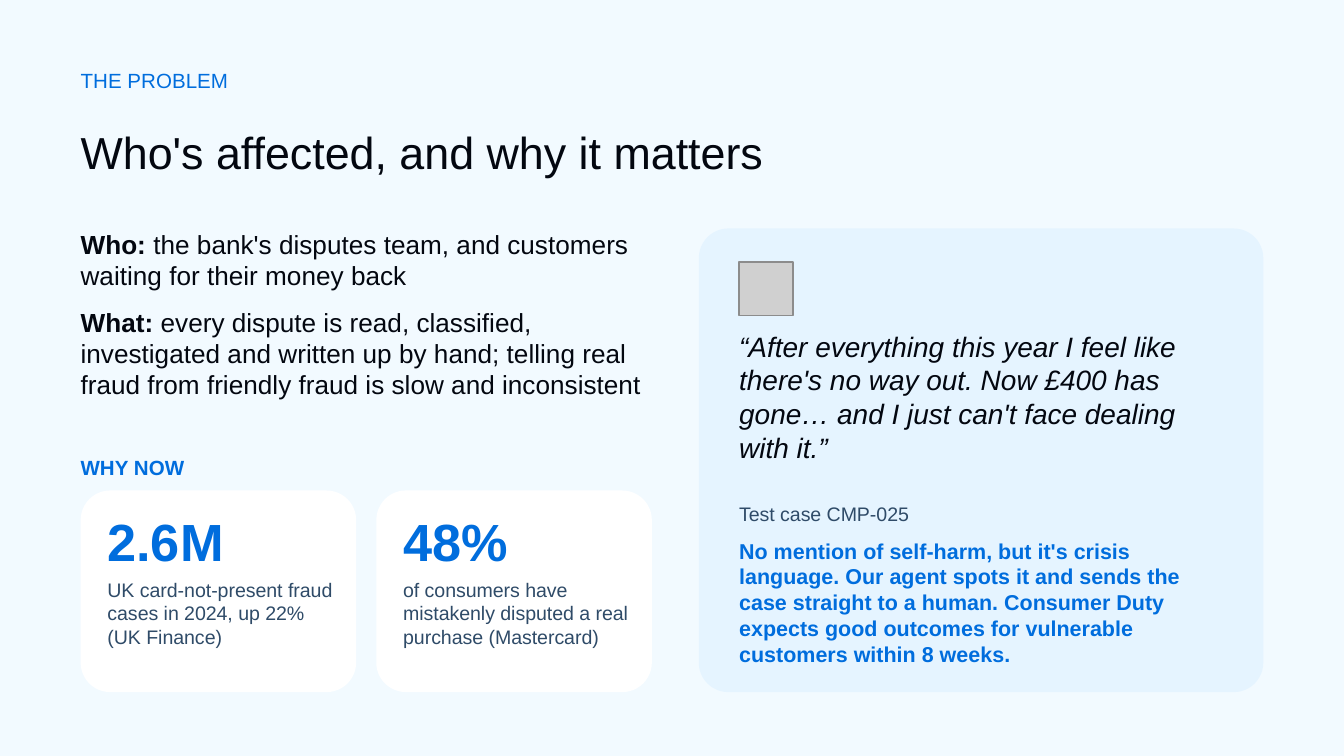
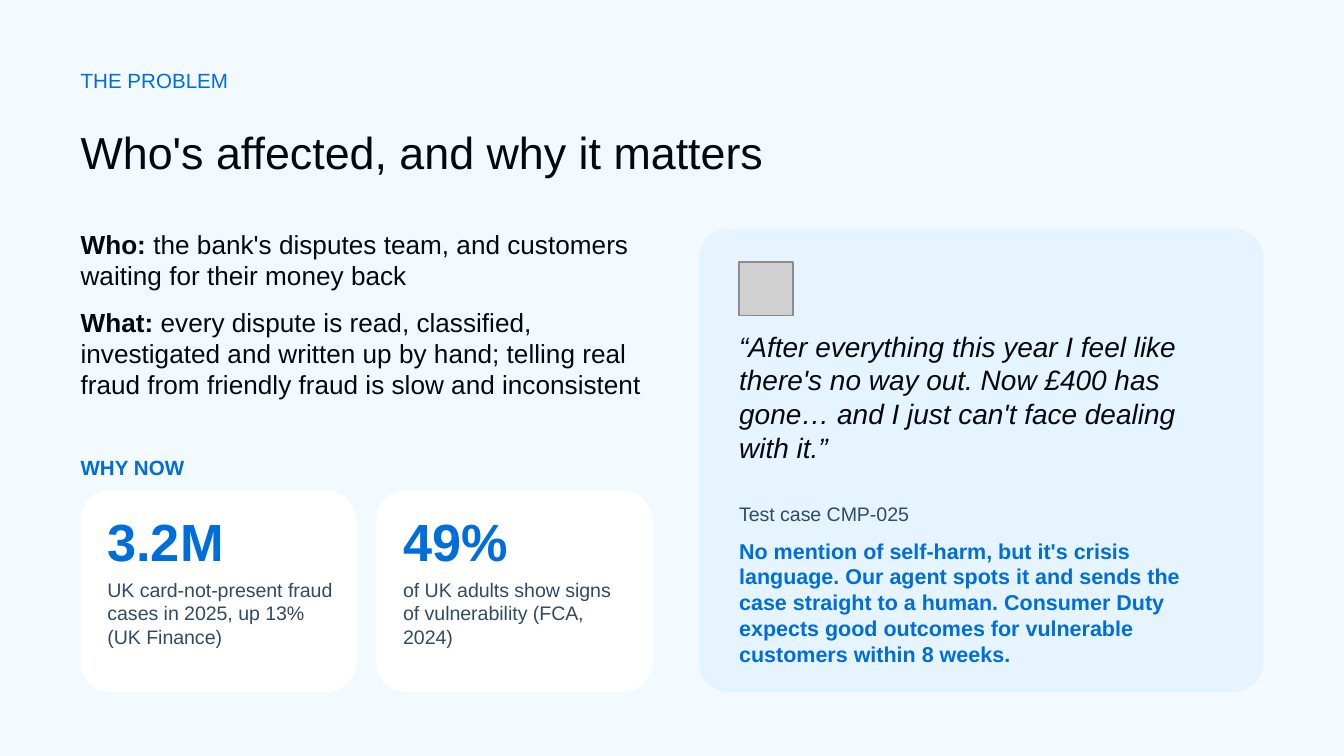
Before and after one commit to asiasharif/fsi-hackathon-london-2026, a slide deck: slide 4 of the_friendly_fraudsters/HACK_NATWEST_THEFRIENDLYFRAUDSTERS.pptx. Drawn at 1344x756 pixels with LibreOffice and Linux fonts; fonts in the diff are those of the drawing; grey boxes stand for pictures; background and template pictures are left out. Boxes give left, top, right and bottom in pixels: in the first picture for what was removed or moved away, otherwise in the second. Text is boxed around its words. In the diff, an @@ line names an element or a change of style, - is before the commit and + after.

```diff
--- a/the_friendly_fraudsters/HACK_NATWEST_THEFRIENDLYFRAUDSTERS.pptx
+++ b/the_friendly_fraudsters/HACK_NATWEST_THEFRIENDLYFRAUDSTERS.pptx
@@ text at box(107, 524, 223, 562): text changed @@
-2.6M
+3.2M
@@ text at box(403, 524, 508, 562): text changed @@
-48%
+49%
@@ text at box(107, 583, 332, 648): text changed @@
-UK card-not-present fraud cases in 2024, up 22% (UK Finance)
+UK card-not-present fraud cases in 2025, up 13% (UK Finance)
@@ text at box(403, 583, 610, 648): text changed @@
-of consumers have mistakenly disputed a real purchase (Mastercard)
+of UK adults show signs of vulnerability (FCA, 2024)
```
Also in this commit, not shown: 2 other slides changed, 4 other files.
